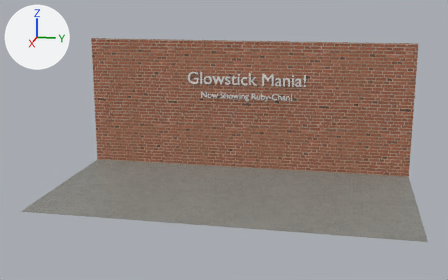
The FBX model Assets/Assets/3D/meshes/menuWall.fbx as it was, and as the next commit left it.
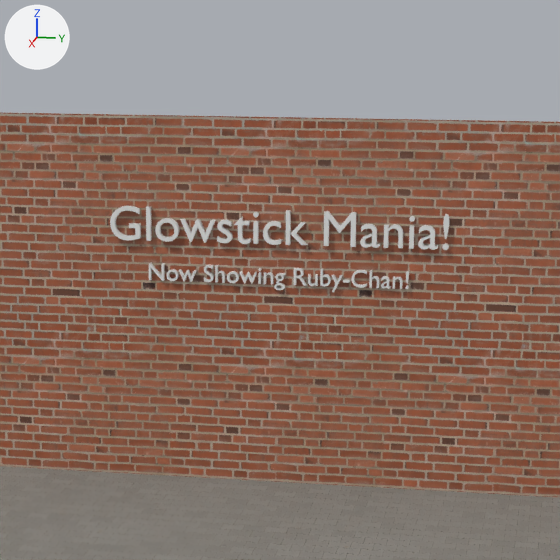
There are two pictures of each version: one whole from a 50 mm lens placed at (27.68, 5.73, 10.44), pointed at (-2.48, -0.31, 2.9), one close up on the part from 33% to 77% of the width and 0% to 70% of the height. Every picture has the same lights, and +X, +Y and +Z are marked at upper left. Where no turn or scale is listed for an object, it has been applied to the vertices.

In view in the first close-up: 'background', 'subtitble3D', 'subtitble3DRuby', 'title3D'.
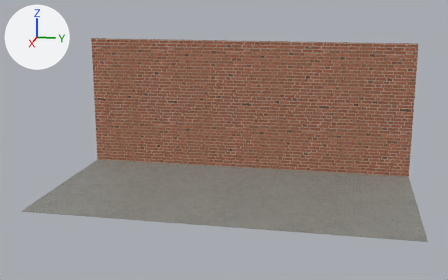
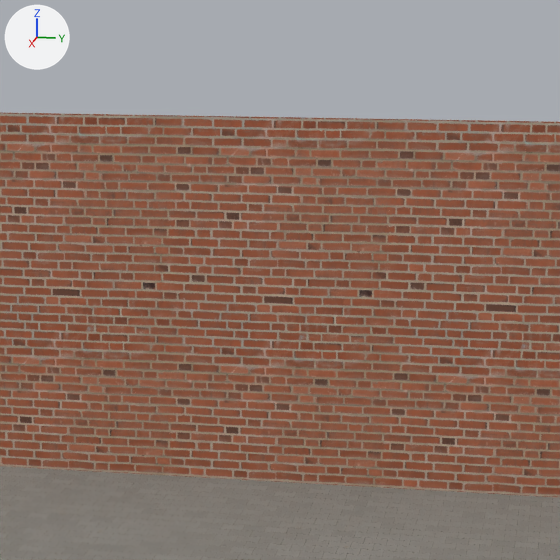
Boxes (x1, y1, x2, y2) around the edits, measured in the close-ups (560 x 560 px):
'title3D', deleted
    before: (110, 206, 449, 250)
'subtitble3D', deleted
    before: (149, 263, 409, 290)
'subtitble3DRuby', deleted
    before: (294, 268, 343, 292)

Patch to the scene script:
```diff
--- a/Assets/Assets/3D/meshes/menuWall.fbx.py
+++ b/Assets/Assets/3D/meshes/menuWall.fbx.py
@@ ob_subtitble3d @@
-ob_subtitble3d = bpy.data.objects.new('subtitble3D', me_text_004)
-ob_subtitble3d.location = (-7.5, 0.0, 4.16)
@@ ob_subtitble3druby @@
-ob_subtitble3druby = bpy.data.objects.new('subtitble3DRuby', me_text_005)
-ob_subtitble3druby.location = (-7.5, 0.0, 4.16)
@@ ob_title3d @@
-ob_title3d = bpy.data.objects.new('title3D', me_text_001)
-ob_title3d.location = (-7.48, 0.0, 4.98)
```
